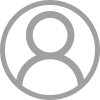
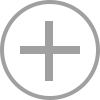
Comparing the layer stacks of the two 100px x 100px images. Changes:
added layer "矩形 1 拷贝" above "矩形 1" over [45, 21, 53, 81]
added layer "矩形 1" above "椭圆 3 拷贝 5" over [20, 46, 80, 54]
added layer "椭圆 3 拷贝 5" above "椭圆 3 拷贝 4" over [4, 4, 96, 96]
hid "椭圆 4" over [4, 4, 96, 96]
hid "我的 拷贝 2" over [15, 11, 85, 87]
